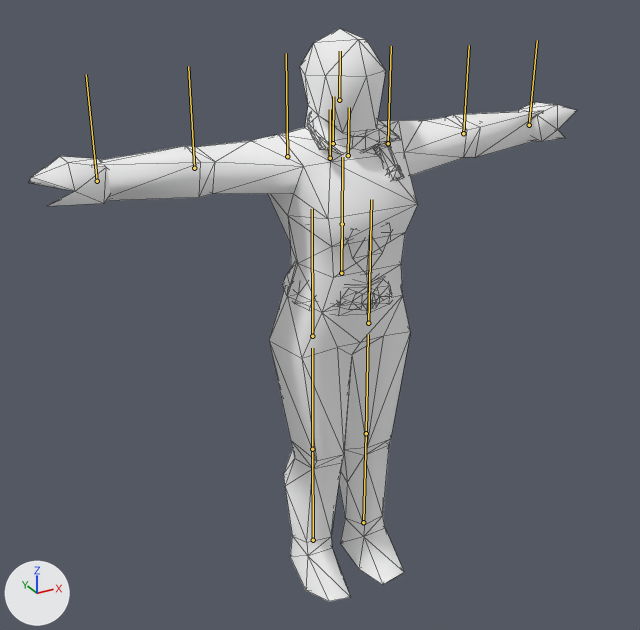
One commit to the glTF model docs/poses/lco_1.glb: the scene before it, then after it.
Before and after are seen from a 50 mm camera at (-1.26, -2.15, 0.96) aimed at (-0.02, 0.1, -0.17). Lighting does not change. The marker at lower left points along +X, +Y and +Z. The picture after the commit comes second. The bones that change, and the others that lie on the model, are drawn over the model as lines. Mesh edges are drawn as thin lines.

Names of what the first picture shows: 'Group[0]', 'Group[100]'.
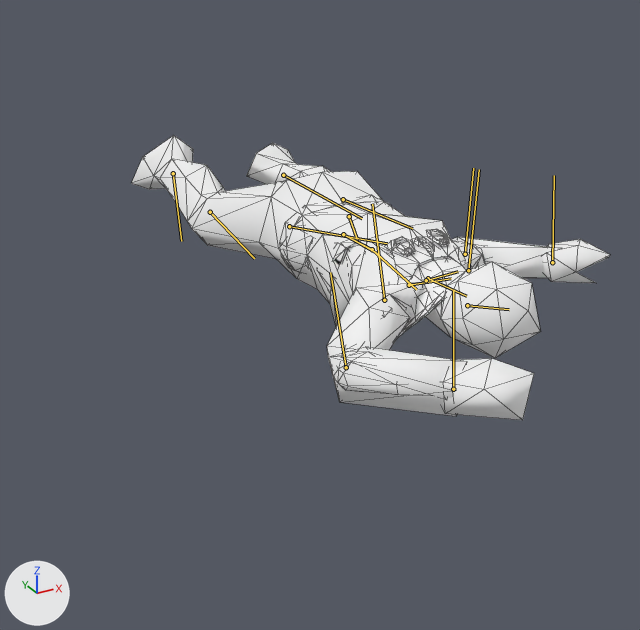
The newer file adds an action. The first version stands in its rest pose; the second is drawn at frame 1 of the action 'Motion[7]'.

The change, as a list of edits to the scene's bpy script:
```text
Change bone_0_0:
    where bone_0_0 = bpy.data.objects['Animation Group'].pose.bones['0:0']  # child of 'reference'
    bone_0_0.location: (0.0, 0.0, 0.0) -> (0.0, 0.123, 0.0)
    bone_0_0.rotation_quaternion: (1.0, 0.0, 0.0, 0.0) -> (0.734, 0.676, -0.03, 0.053)  # degrees (0, 0, 0) -> degrees (85, -7, 2)
Change bone_1_17:
    where bone_1_17 = bpy.data.objects['Animation Group'].pose.bones['1:17']  # child of '0:0'
    bone_1_17.rotation_quaternion: (1.0, 0.0, 0.0, 0.0) -> (0.894, -0.088, -0.403, -0.176)  # degrees (0, 0, 0) -> degrees (-1, -49, -22)
Change bone_2_18:
    where bone_2_18 = bpy.data.objects['Animation Group'].pose.bones['2:18']  # child of '1:17'
    bone_2_18.rotation_quaternion: (1.0, 0.0, 0.0, 0.0) -> (0.982, 0.188, 0.0, 0.0)  # degrees (0, 0, 0) -> degrees (22, 0, 0)
Change bone_3_19:
    where bone_3_19 = bpy.data.objects['Animation Group'].pose.bones['3:19']  # child of '2:18'
    bone_3_19.rotation_quaternion: (1.0, 0.0, 0.0, 0.0) -> (0.972, 0.199, 0.12, -0.002)  # degrees (0, 0, 0) -> degrees (23, 14, 3)
Change bone_4_14:
    where bone_4_14 = bpy.data.objects['Animation Group'].pose.bones['4:14']  # child of '0:0'
    bone_4_14.rotation_quaternion: (1.0, 0.0, 0.0, 0.0) -> (0.805, -0.138, 0.565, 0.118)  # degrees (0, 0, 0) -> degrees (-15, 70, 6)
Change bone_5_15:
    where bone_5_15 = bpy.data.objects['Animation Group'].pose.bones['5:15']  # child of '4:14'
    bone_5_15.rotation_quaternion: (1.0, 0.0, 0.0, 0.0) -> (0.943, 0.333, 0.0, 0.0)  # degrees (0, 0, 0) -> degrees (39, 0, 0)
Change bone_6_16:
    where bone_6_16 = bpy.data.objects['Animation Group'].pose.bones['6:16']  # child of '5:15'
    bone_6_16.rotation_quaternion: (1.0, 0.0, 0.0, 0.0) -> (0.963, 0.244, 0.031, 0.106)  # degrees (0, 0, 0) -> degrees (28, 0, 13)
Change bone_7_1:
    where bone_7_1 = bpy.data.objects['Animation Group'].pose.bones['7:1']  # child of '0:0'
    bone_7_1.rotation_quaternion: (1.0, 0.0, 0.0, 0.0) -> (0.996, 0.042, -0.025, -0.073)  # degrees (0, 0, 0) -> degrees (5, -2, -8)
Change bone_8_2:
    where bone_8_2 = bpy.data.objects['Animation Group'].pose.bones['8:2']  # child of '7:1'
    bone_8_2.rotation_quaternion: (1.0, 0.0, 0.0, 0.0) -> (0.988, 0.145, 0.002, -0.048)  # degrees (0, 0, 0) -> degrees (17, 1, -5)
Change bone_9_3:
    where bone_9_3 = bpy.data.objects['Animation Group'].pose.bones['9:3']  # child of '8:2'
    bone_9_3.rotation_quaternion: (1.0, 0.0, 0.0, 0.0) -> (0.971, -0.107, 0.203, -0.062)  # degrees (0, 0, 0) -> degrees (-15, 22, -10)
Change bone_10_4:
    where bone_10_4 = bpy.data.objects['Animation Group'].pose.bones['10:4']  # child of '9:3'
    bone_10_4.rotation_quaternion: (1.0, 0.0, 0.0, 0.0) -> (0.978, -0.124, 0.145, -0.08)  # degrees (0, 0, 0) -> degrees (-16, 15, -12)
Change bone_11_9:
    where bone_11_9 = bpy.data.objects['Animation Group'].pose.bones['11:9']  # child of '8:2'
    bone_11_9.rotation_quaternion: (1.0, 0.0, 0.0, 0.0) -> (0.936, -0.328, 0.011, -0.123)  # degrees (0, 0, 0) -> degrees (-38, -3, -14)
Change bone_12_10:
    where bone_12_10 = bpy.data.objects['Animation Group'].pose.bones['12:10']  # child of '11:9'
    bone_12_10.rotation_quaternion: (1.0, 0.0, 0.0, 0.0) -> (0.808, -0.558, 0.186, 0.012)  # degrees (0, 0, 0) -> degrees (-71, 18, -11)
Change bone_13_11:
    where bone_13_11 = bpy.data.objects['Animation Group'].pose.bones['13:11']  # child of '12:10'
    bone_13_11.rotation_quaternion: (1.0, 0.0, 0.0, 0.0) -> (0.736, 0.0, 0.677, 0.0)  # degrees (0, 0, 0) -> degrees (0, 85, 0)
Change bone_14_12:
    where bone_14_12 = bpy.data.objects['Animation Group'].pose.bones['14:12']  # child of '13:11'
    bone_14_12.rotation_quaternion: (1.0, 0.0, 0.0, 0.0) -> (0.995, 0.008, 0.094, 0.027)  # degrees (0, 0, 0) -> degrees (1, 11, 3)
Change bone_15_5:
    where bone_15_5 = bpy.data.objects['Animation Group'].pose.bones['15:5']  # child of '8:2'
    bone_15_5.rotation_quaternion: (1.0, 0.0, 0.0, 0.0) -> (0.924, -0.38, -0.018, 0.022)  # degrees (0, 0, 0) -> degrees (-45, -1, 3)
Change bone_16_6:
    where bone_16_6 = bpy.data.objects['Animation Group'].pose.bones['16:6']  # child of '15:5'
    bone_16_6.rotation_quaternion: (1.0, 0.0, 0.0, 0.0) -> (0.761, -0.489, 0.32, -0.28)  # degrees (0, 0, 0) -> degrees (-71, 12, -49)
Change bone_17_7:
    where bone_17_7 = bpy.data.objects['Animation Group'].pose.bones['17:7']  # child of '16:6'
    bone_17_7.rotation_quaternion: (1.0, 0.0, 0.0, 0.0) -> (0.672, 0.0, -0.741, 0.0)  # degrees (0, 0, 0) -> degrees (0, -96, 0)
Change bone_18_8:
    where bone_18_8 = bpy.data.objects['Animation Group'].pose.bones['18:8']  # child of '17:7'
    bone_18_8.rotation_quaternion: (1.0, 0.0, 0.0, 0.0) -> (0.994, 0.061, -0.069, 0.049)  # degrees (0, 0, 0) -> degrees (7, -8, 5)
```

Boxes [x1, y1, x2, y2] around the edits, measured in the pictures (640 x 630 px):
'Group[100]', posed (13% narrower, 50% shorter): before [28, 29, 577, 601]; after [131, 135, 610, 420]
'Group[0]', posed: before [283, 113, 404, 316]; after [280, 195, 477, 395]
bone '0:0', root to tip: before (341, 273) to (342, 205); after (343, 234) to (374, 251)
bone '1:17', root to tip: before (312, 336) to (312, 209); after (289, 226) to (387, 243)
bone '2:18', root to tip: before (312, 449) to (312, 348); after (210, 212) to (254, 258)
bone '3:19', root to tip: before (313, 540) to (312, 449); after (173, 173) to (181, 241)
bone '4:14', root to tip: before (368, 323) to (371, 199); after (349, 216) to (357, 239)
bone '5:15', root to tip: before (366, 433) to (368, 334); after (343, 199) to (412, 228)
bone '6:16', root to tip: before (363, 522) to (366, 433); after (283, 175) to (362, 218)
bone '7:1', root to tip: before (341, 273) to (342, 224); after (343, 234) to (372, 249)
bone '8:2', root to tip: before (342, 224) to (342, 157); after (372, 249) to (416, 289)
bone '9:3', root to tip: before (333, 143) to (333, 96); after (428, 278) to (466, 296)
bone '10:4', root to tip: before (339, 100) to (340, 51); after (467, 305) to (509, 309)
bone '11:9', root to tip: before (330, 158) to (330, 109); after (409, 285) to (451, 278)
bone '12:10', root to tip: before (287, 156) to (286, 53); after (384, 300) to (372, 204)
bone '13:11', root to tip: before (194, 168) to (188, 66); after (346, 367) to (330, 272)
bone '14:12', root to tip: before (97, 181) to (86, 74); after (453, 389) to (453, 289)
bone '15:5', root to tip: before (348, 155) to (349, 107); after (426, 280) to (458, 271)
bone '16:6', root to tip: before (388, 143) to (391, 46); after (468, 270) to (479, 169)
bone '17:7', root to tip: before (463, 133) to (469, 45); after (465, 254) to (473, 168)
bone '18:8', root to tip: before (529, 125) to (537, 40); after (552, 262) to (554, 175)
